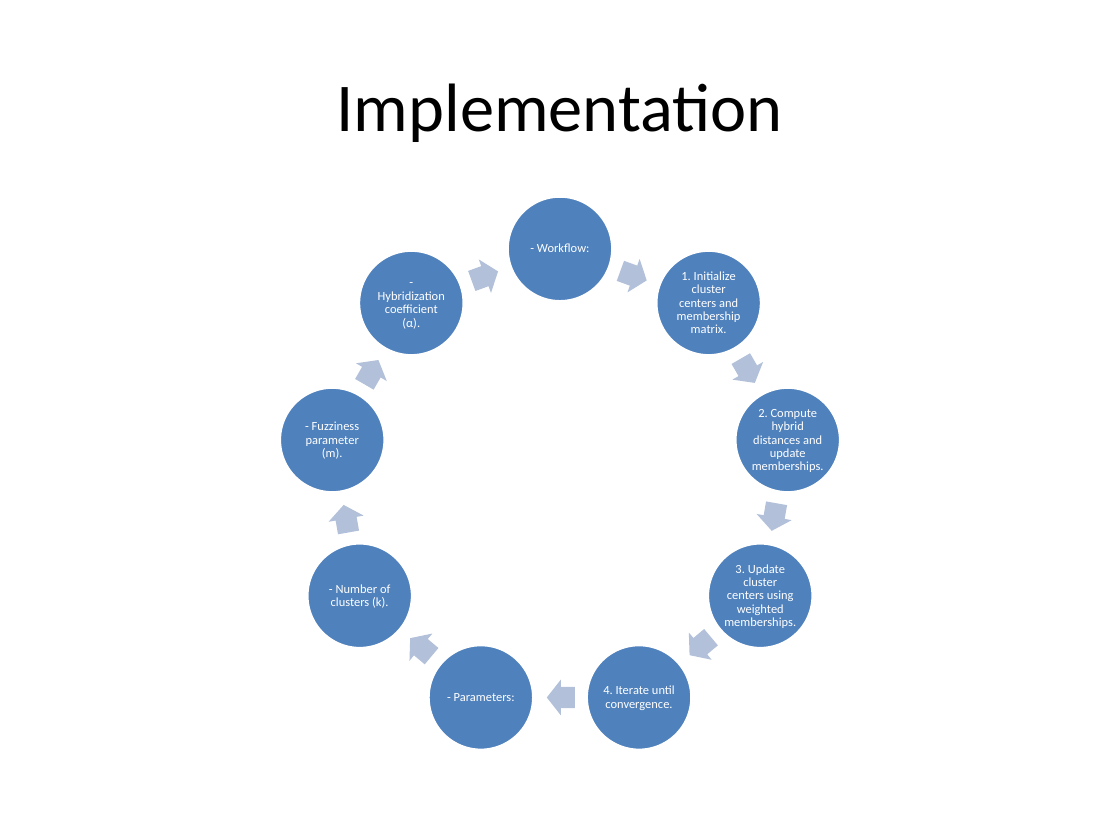
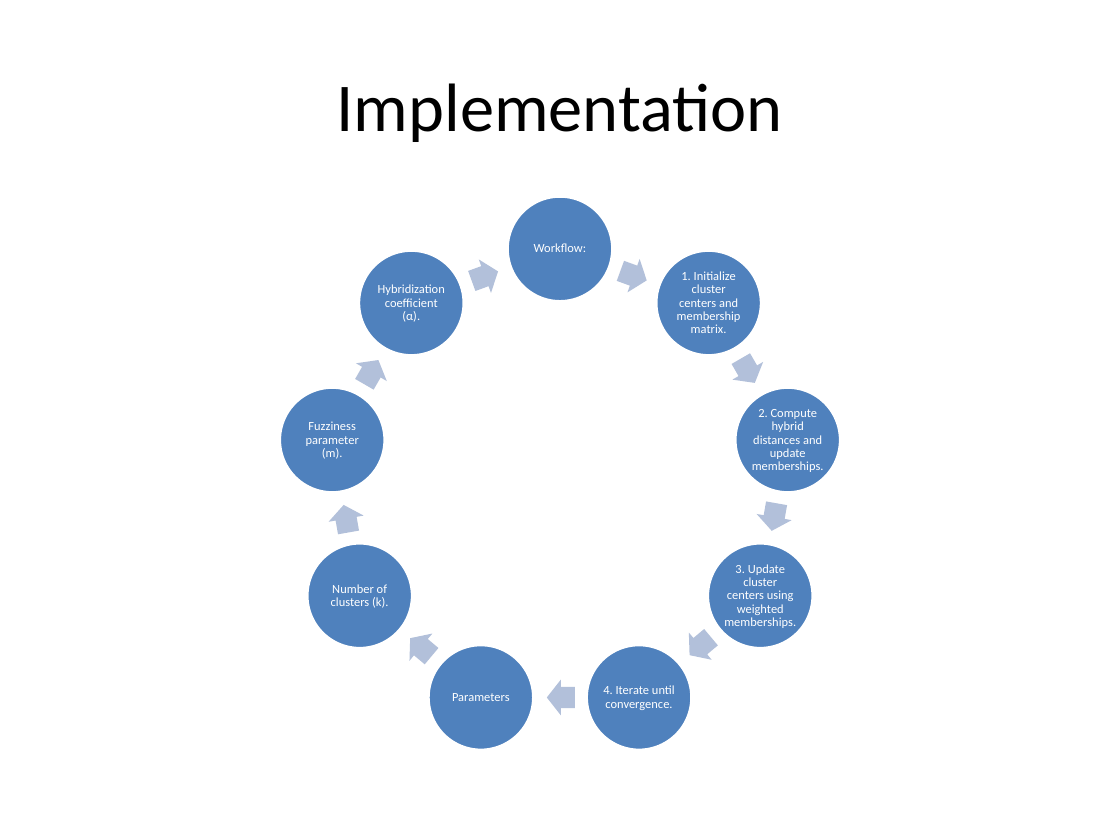
Before and after one commit to m-m4h4d/A03, a slide deck: slide 6 of ML_Assignment03_Mahad_Mansoor_Waqar.pptx. Drawn at 1120x840 pixels with LibreOffice and Linux fonts; fonts in the diff are those of the drawing. Boxes give left, top, right and bottom in pixels: in the first picture for what was removed or moved away, otherwise in the second. Text is boxed around its words. In the diff, an @@ line names an element or a change of style, - is before the commit and + after.

```diff
--- a/ML_Assignment03_Mahad_Mansoor_Waqar.pptx
+++ b/ML_Assignment03_Mahad_Mansoor_Waqar.pptx
@@ text at (534,243,587,252): text changed @@
-- Workflow:
+Workflow:
@@ text at (378,284,445,322): text changed @@
-- Hybridization coefficient (α).
+Hybridization coefficient (α).
@@ text at (306,421,359,459): text changed @@
-- Fuzziness parameter (m).
+Fuzziness parameter (m).
@@ text at (331,584,388,608): text changed @@
-- Number of clusters (k).
+Number of clusters (k).
@@ text at (452,693,510,701): text changed @@
-- Parameters:
+Parameters
```
Also in this commit, not shown: 9 other slides changed.
